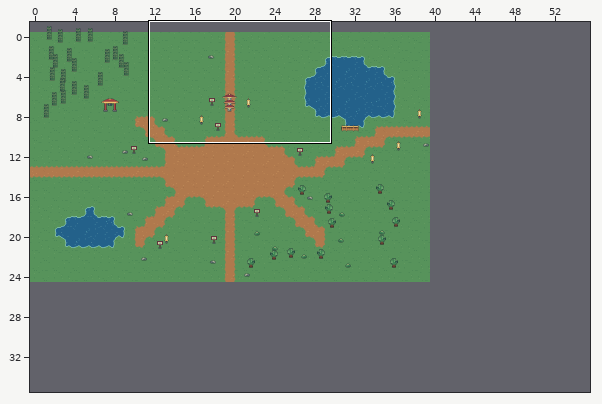
One commit to this Tiled map (JSON): assets/world/maps/biomes/regions/qinghe-valley-v1/tiled/map.embedded.tmj. The first picture is a wide view before the edit; the outline marks the close-up.
Close-up. Before the commit:
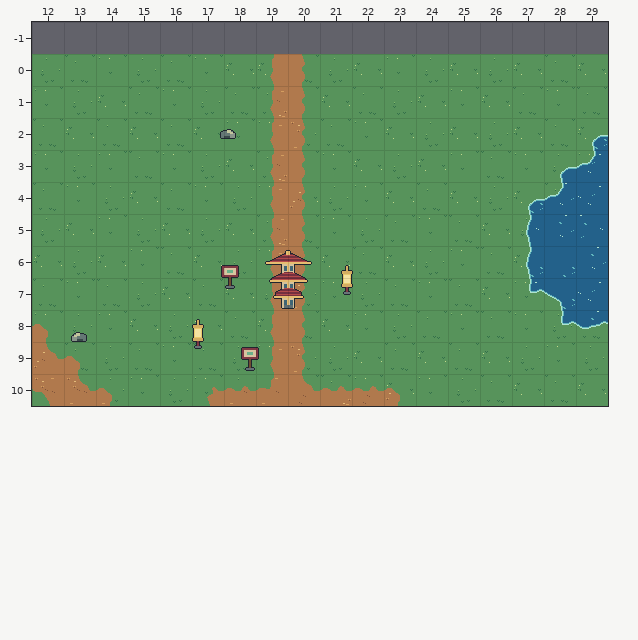
Cells are 32x32 px. Shown: x 12..29, y -1..10. The commit also changed other parts of the map, which this record leaves out. The old version is drawn lined up with the new one.
And afterwards:
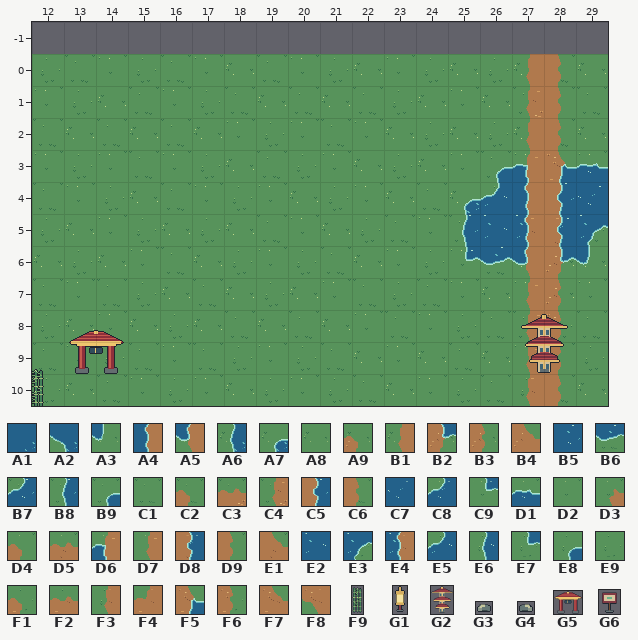
Key: from "grass-path-water-wang81": A1 0, A2 3, A3 13, A4 20, A5 23, A6 30, A7 39, A8 40, A9 43, B1 50, B2 61, B3 70, B4 71, B5 81, B6 85, B7 108, B8 111, B9 120, C1 121, C2 124, C3 125, C4 131, C5 141, C6 151, C7 162, C8 189, C9 193, D1 198, D2 202, D3 203, D4 205, D5 206, D6 209, D7 212, D8 222, D9 232, E1 233, E2 243, E3 244, E4 263, E5 270, E6 273, E7 274, E8 282, E9 283, F1 286, F2 287, F3 293, F4 296, F5 312, F6 313, F7 314, F8 320; from "props": F9 0 flipped left-right "prop", G1 3 "prop", G2 4 "prop", G3 5 "prop", G4 5 flipped left-right "prop", G5 6 "prop", G6 8 flipped left-right "prop".
__ is an empty cell.
Objects are placed by their top-left corner, in cells (3,4 is the top-left corner of cell 3,4); size is 1x1 cell unless given.
Commit: fix: open Qinghe map and normalize village scale
Changes in this commit:
{"change": "map size 40x25 -> 56x36 cells"}
{"where": "layer \"ground\""}
{"y":0,"x":19,"old":"B1 C6","new":"C1 D2"}
{"y":0,"x":27,"old":"A8 C1","new":"B1 C6"}
{"y":1,"x":19,"old":"C4 D9","new":"A8 C1"}
{"y":1,"x":27,"old":"C1 D2","new":"C4 D9"}
{"y":2,"x":19,"old":"D7 F6","new":"E9 D2"}
{"y":2,"x":27,"old":"A8 C1 A7","new":"B1 C6 A8"}
{"y":3,"x":19,"old":"C4 D9","new":"C1 E9"}
{"y":3,"x":26,"old":"C1 D2 E8 C8","new":"B9 D6 F5 D1"}
{"y":4,"x":19,"old":"D7 B3","new":"D2 A8"}
{"y":4,"x":25,"old":"A8 E9 A7 B7","new":"A7 E5 A4 C5"}
{"y":5,"x":19,"old":"C4 C6 D2","new":"C1 D2 A8"}
{"y":5,"x":25,"old":"C1 A8 E6 B5 E2","new":"B8 E2 E4 D8 E3"}
{"y":6,"x":19,"old":"D7 D9 A8 C1 A8","new":"D2 E9 C1 A8 D2"}
{"y":6,"x":25,"old":"D2 C1 A6 A1 B5","new":"C9 B6 A5 B2 A3"}
{"y":7,"x":19,"old":"F3 F6","new":"E9 A8"}
{"y":7,"x":22,"old":"E9 C1 D2 C1","new":"C1 E9 C1 D2"}
{"y":7,"x":27,"old":"C9 A2 C7","new":"D7 B3 D2"}
{"y":8,"x":12,"old":"D4 E9","new":"E9 A8"}
{"y":8,"x":19,"old":"B1 C6","new":"A8 C1"}
{"y":8,"x":23,"old":"E9 C1 D2","new":"C1 D2 E9"}
{"y":8,"x":27,"old":"D2 E7 B6","new":"C4 F6 C1"}
{"y":9,"x":12,"old":"B4 C2","new":"C1 D2"}
{"y":9,"x":19,"old":"D7 F6 E9","new":"D2 E9 C1"}
{"y":9,"x":23,"old":"C1","new":"D2"}
{"y":9,"x":27,"old":"E9 D2","new":"D7 D9"}
{"y":10,"x":12,"old":"F8 F7 F1","new":"E9 A8 C1"}
{"y":10,"x":17,"old":"D3 F2 F4 E1 C3 D5 A9","new":"D2 A8 E9 D2 E9 C1 A8"}
{"y":10,"x":27,"old":"A8 C1","new":"F3 C6"}
{"where": "layer \"props\""}
{"now": "G5 \"village-gate\" at 13.1,8.6 size 1.8x1.4"}
{"now": "G2 \"respawn-shrine\" at 27.2,8.1 size 1.5x1.9"}
{"now": "F9 \"bamboo-grove-3\" at 11.8,9.8 size 0.6x1.6"}
{"was": "G4 \"stone-and-lanterns-4\" at 17.8,2.3 size 0.6x0.4"}
{"was": "G6 \"stone-and-lanterns-6\" at 17.8,6.5 size 0.8x0.9"}
{"was": "G1 \"stone-and-lanterns-23\" at 21.6,6.6 size 0.5x1"}
{"was": "G2 \"respawn-shrine\" at 19.2,6.1 size 1.5x1.9"}
{"was": "G3 \"stone-and-lanterns-15\" at 13.2,8.6 size 0.6x0.4"}
{"was": "G1 \"stone-and-lanterns-20\" at 16.9,8.3 size 0.5x1"}
{"was": "G6 \"stone-and-lanterns-8\" at 18.4,9.1 size 0.8x0.9"}
{"label":"changed","picture_box":[192,54,608,406]}
{"label":"changed","picture_box":[32,311,127,406]}
